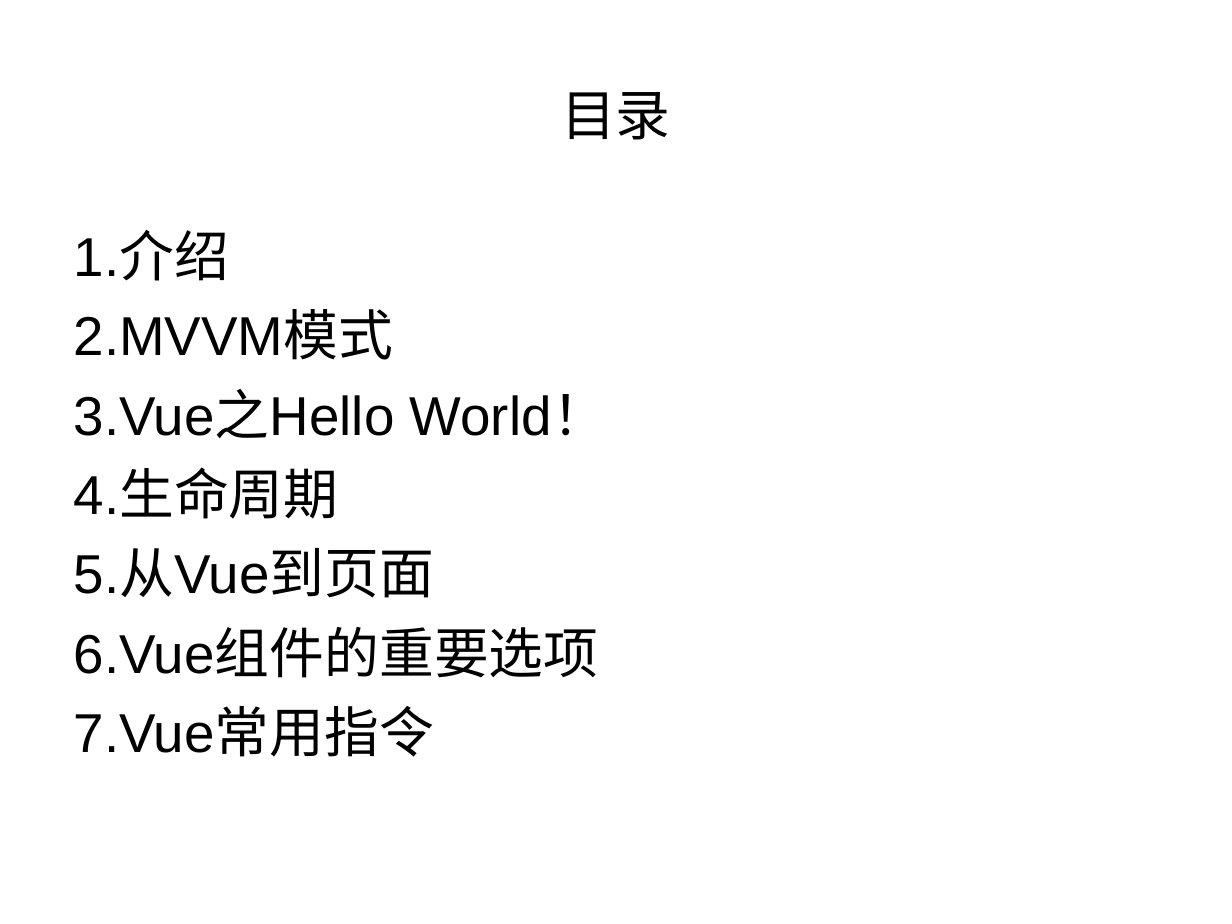
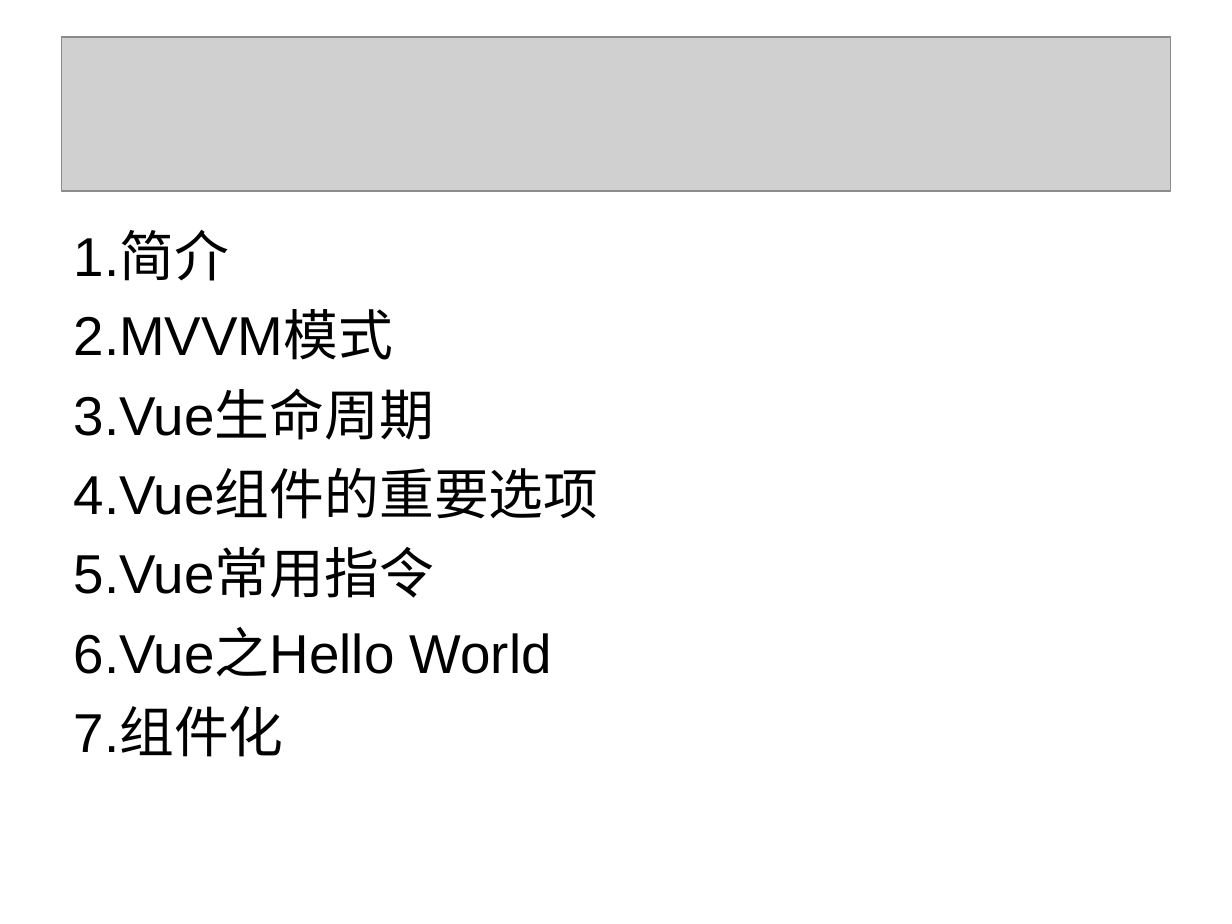
Before and after one commit to ysyes/vue, a slide deck: slide 2 of Vue深入浅出.ppt. Drawn at 1232x924 pixels with LibreOffice and Linux fonts; fonts in the diff are those of the drawing; grey boxes stand for pictures. Boxes give left, top, right and bottom in pixels: in the first picture for what was removed or moved away, otherwise in the second. Text is boxed around its words. In the diff, an @@ line names an element or a change of style, - is before the commit and + after.

```diff
--- a/Vue深入浅出.ppt
+++ b/Vue深入浅出.ppt
@@ picture added at [62,37,1170,191] @@
@@ title removed at [561,92,671,140] @@
-目录
@@ text at [74,233,229,281]: text changed @@
-1.介绍
+1.简介
@@ text at [74,392,599,757]: text changed @@
-3.Vue之Hello World！
-4.生命周期
-5.从Vue到页面
-6.Vue组件的重要选项
-7.Vue常用指令
+3.Vue生命周期
+4.Vue组件的重要选项
+5.Vue常用指令
+6.Vue之Hello World
+7.组件化
```
Also in this commit, not shown: 5 other slides changed, 8 slides added, 9 slides removed, 2 other files.
